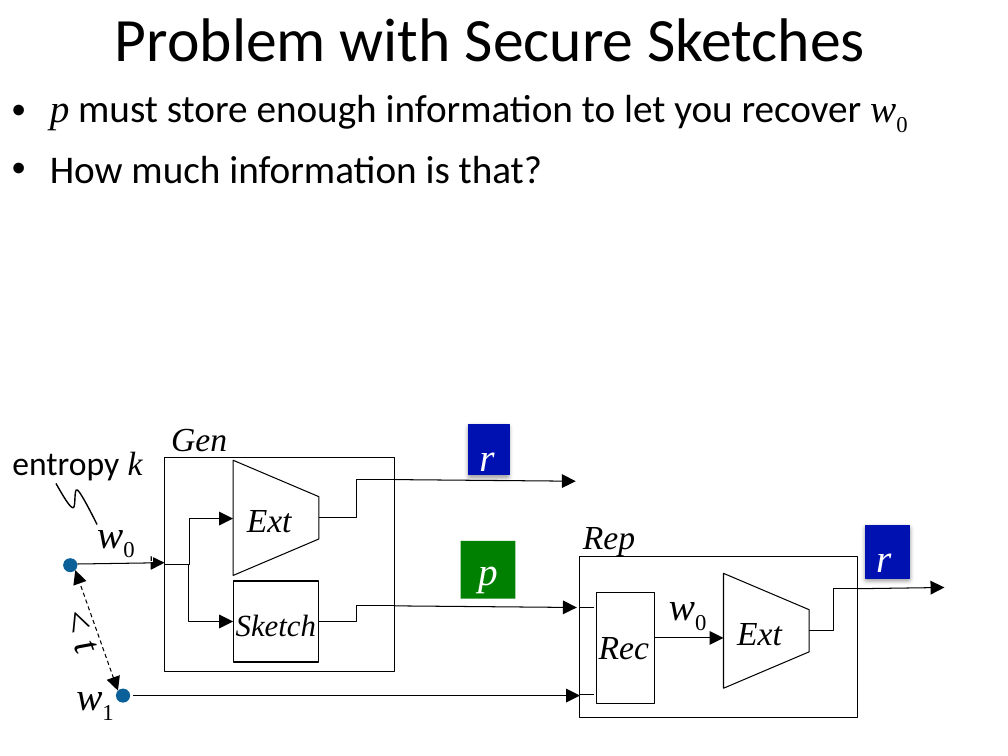
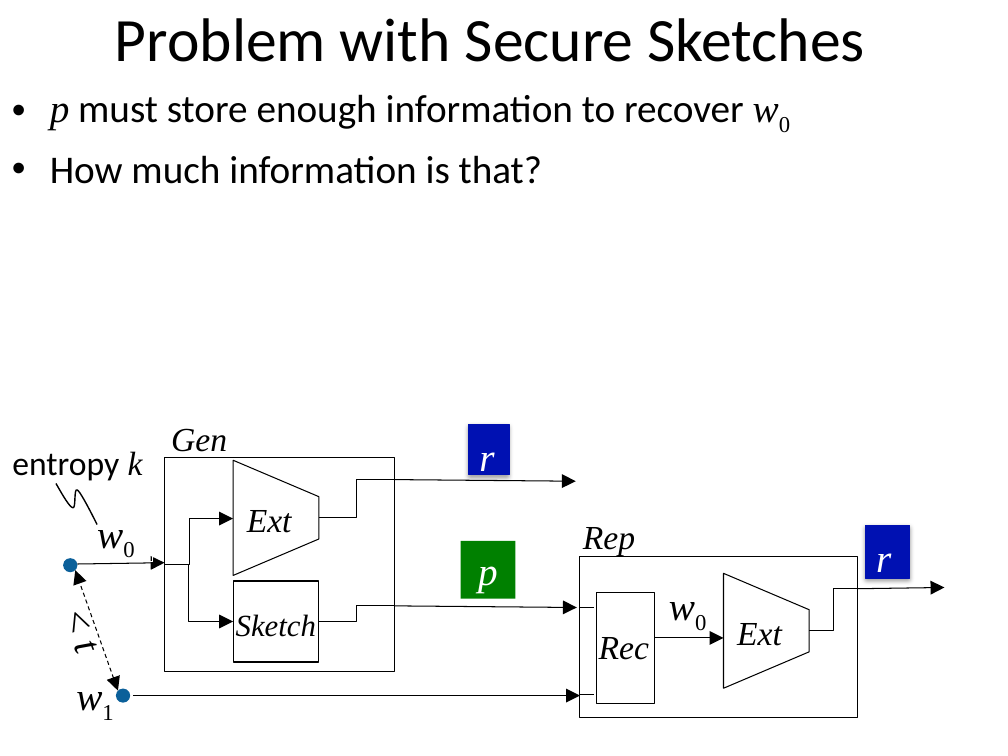
Before and after one commit to xianruimeng/comp-fuzzy-ext, a slide deck: slide 10 of constantRate/MoreErrorsThanEntropy-Brown.pptx (slide 7 before the commit). Drawn at 1008x756 pixels with LibreOffice and Linux fonts; fonts in the diff are those of the drawing. Boxes give left, top, right and bottom in pixels: in the first picture for what was removed or moved away, otherwise in the second. Text is boxed around its words. In the diff, an @@ line names an element or a change of style, - is before the commit and + after.

```diff
--- a/constantRate/MoreErrorsThanEntropy-Brown.pptx
+++ b/constantRate/MoreErrorsThanEntropy-Brown.pptx
@@ text at [50,94,744,130]: text changed @@
-• p must store enough information to let you recover w0
+• p must store enough information to recover w0
```
Also in this commit, not shown: 8 other slides changed, 15 slides added, 2 slides removed.
